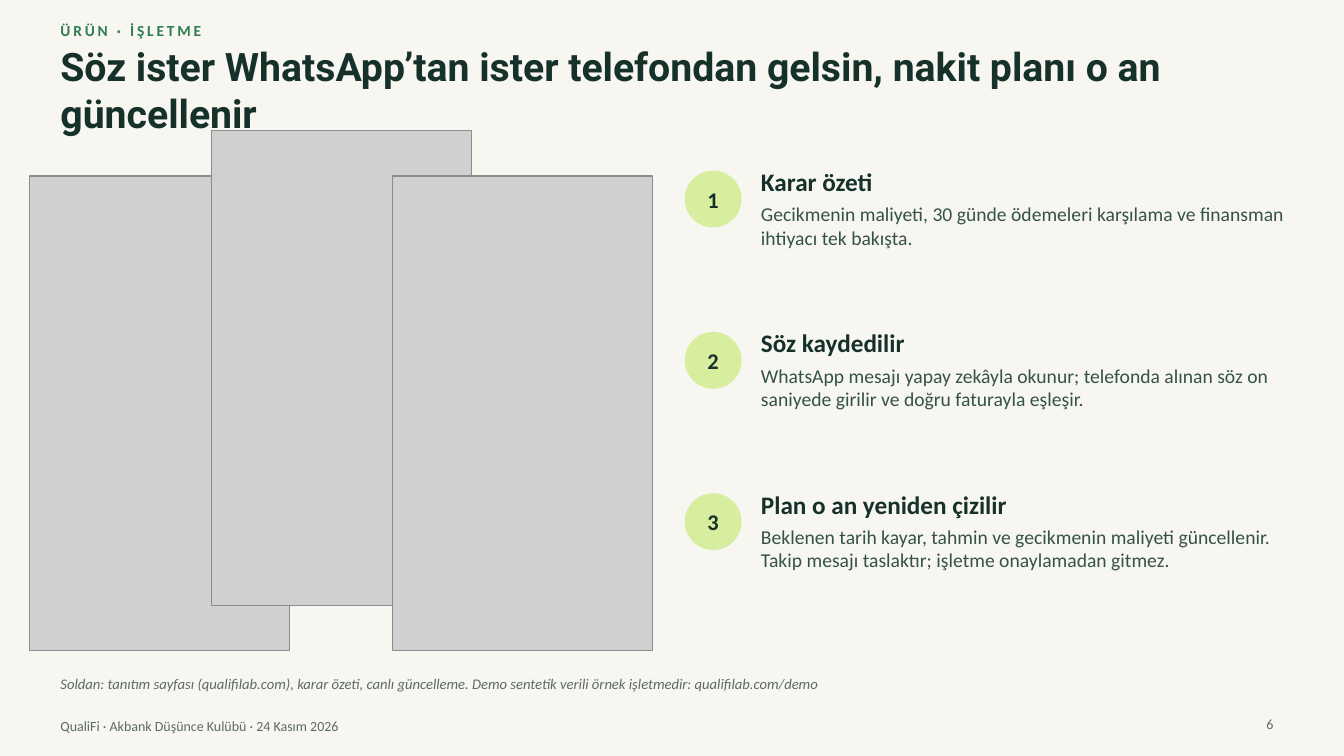
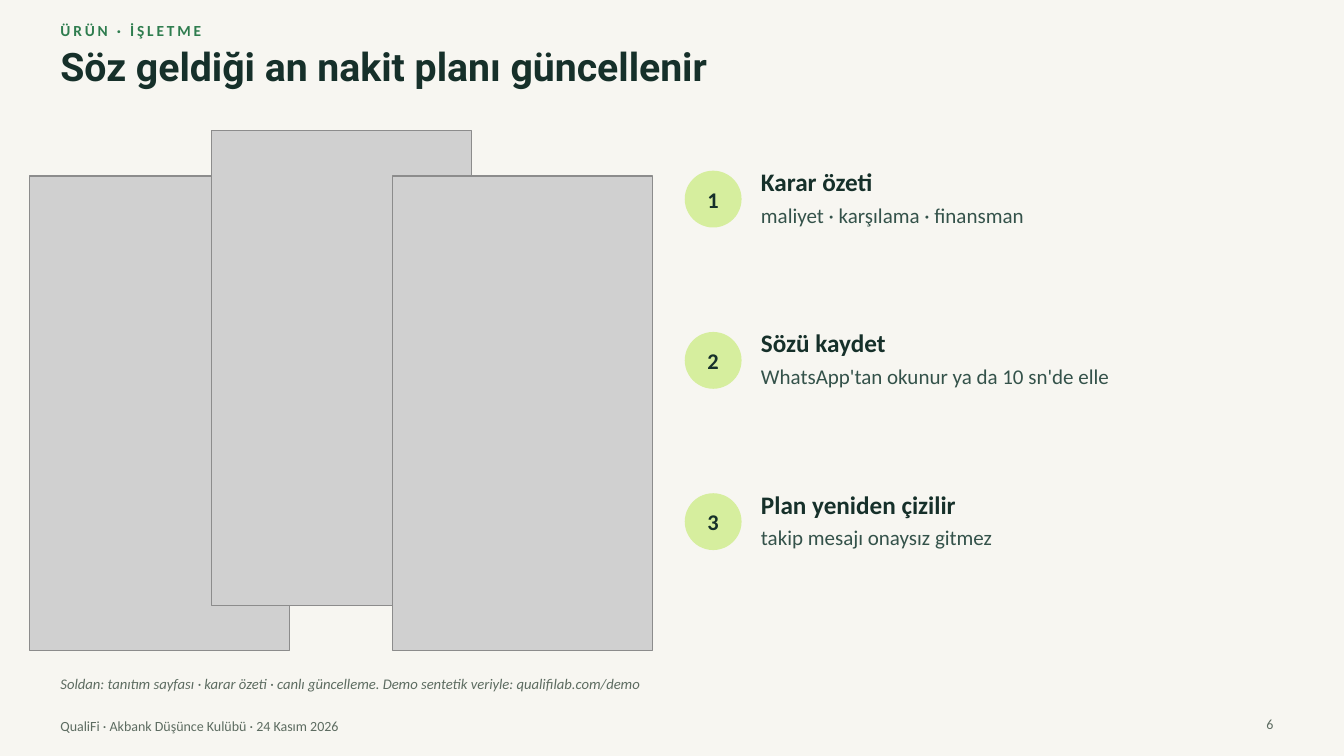
Before and after one commit to Talhaguler1/qualifi-41598058, a slide deck: slide 6 of marketing/presentation-2026-11-24/QualiFi-final-sunum.pptx. Drawn at 1344x756 pixels with LibreOffice and Linux fonts; fonts in the diff are those of the drawing; grey boxes stand for pictures. Boxes give left, top, right and bottom in pixels: in the first picture for what was removed or moved away, otherwise in the second. Text is boxed around its words. In the diff, an @@ line names an element or a change of style, - is before the commit and + after.

```diff
--- a/marketing/presentation-2026-11-24/QualiFi-final-sunum.pptx
+++ b/marketing/presentation-2026-11-24/QualiFi-final-sunum.pptx
@@ text at bbox=[60, 51, 707, 89]: text changed @@
-Söz ister WhatsApp’tan ister telefondan gelsin, nakit planı o an güncellenir
+Söz geldiği an nakit planı güncellenir
@@ text at bbox=[761, 208, 1023, 227]: text changed; size 14 to 15 pt @@
-Gecikmenin maliyeti, 30 günde ödemeleri karşılama ve finansman ihtiyacı tek bakışta.
+maliyet · karşılama · finansman
@@ text at bbox=[761, 334, 1109, 388]: text changed; size 14 to 15 pt @@
-Söz kaydedilir
-WhatsApp mesajı yapay zekâyla okunur; telefonda alınan söz on saniyede girilir ve doğru faturayla eşleşir.
+Sözü kaydet
+WhatsApp'tan okunur ya da 10 sn'de elle
@@ text at bbox=[761, 496, 992, 549]: text changed; size 14 to 15 pt @@
-Plan o an yeniden çizilir
-Beklenen tarih kayar, tahmin ve gecikmenin maliyeti güncellenir. Takip mesajı taslaktır; işletme onaylamadan gitmez.
+Plan yeniden çizilir
+takip mesajı onaysız gitmez
@@ text at bbox=[60, 679, 640, 692]: text changed @@
-Soldan: tanıtım sayfası (qualifilab.com), karar özeti, canlı güncelleme. Demo sentetik verili örnek işletmedir: qualifilab.com/demo
+Soldan: tanıtım sayfası · karar özeti · canlı güncelleme. Demo sentetik veriyle: qualifilab.com/demo
```
Also in this commit, not shown: 9 other slides changed, 1 slide added, 1 slide removed, 8 other files.
